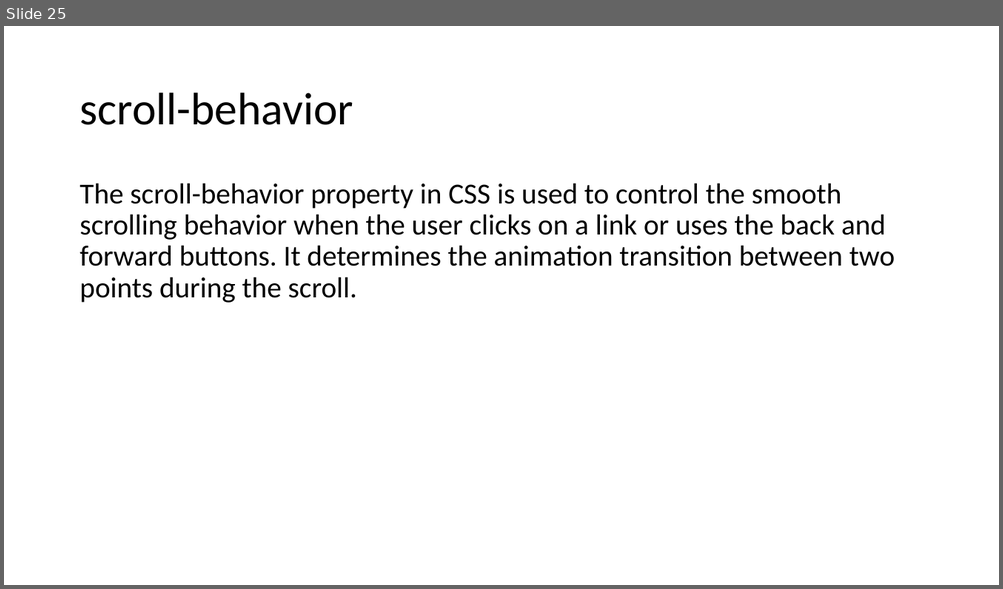
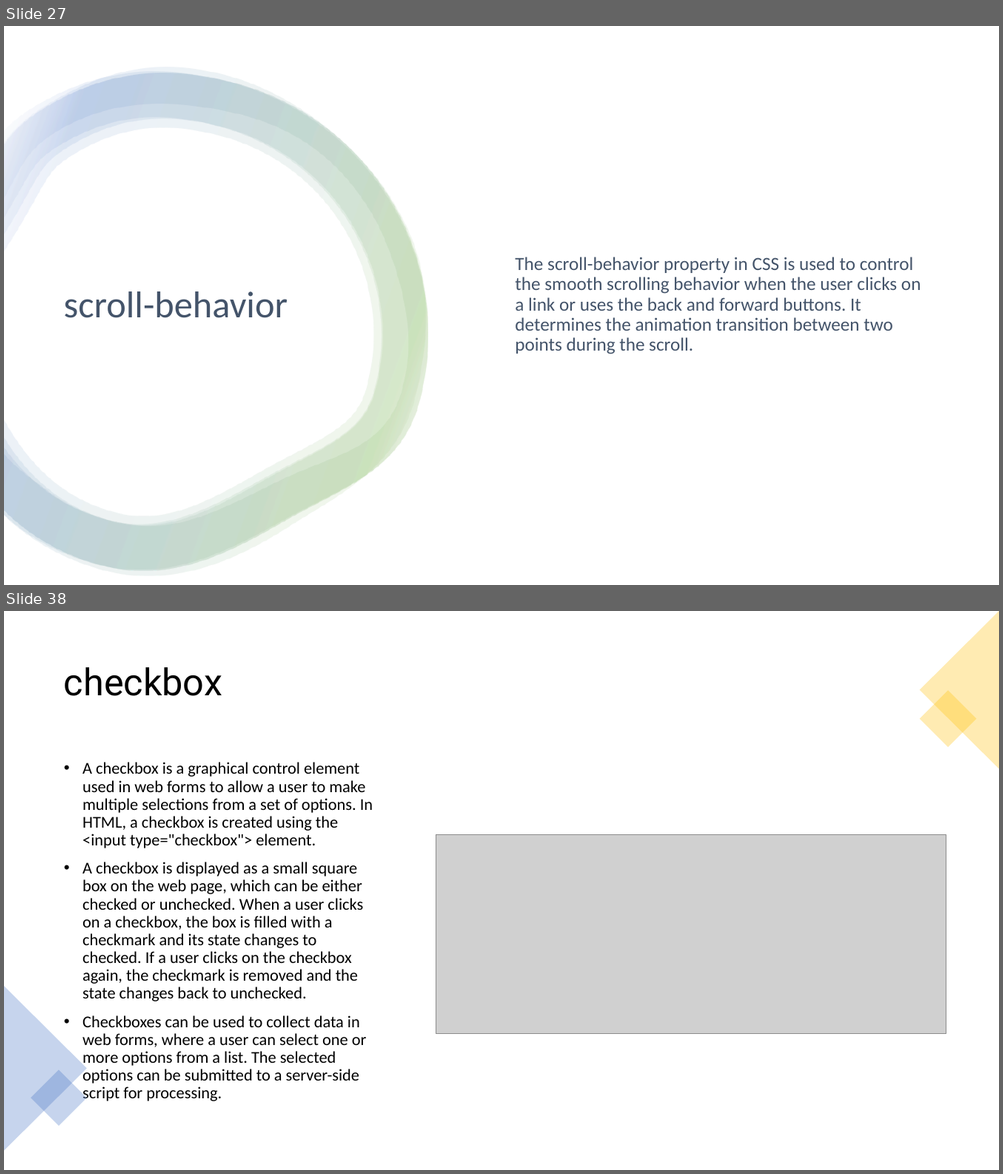
Before and after one commit to 1shaked/full-stack, a slide deck: 6ass/main6.pptx. Shown one above the other, each under a label of ours: slide 25 before the commit, slides 27 and 38 after it; the slides between them are not shown. The pictures are 1003x589 and 1003x1174 pixels, drawn with LibreOffice and Linux fonts; fonts in the diff are those of the drawing; grey boxes stand for pictures. Boxes give left, top, right and bottom in pixels: in the first picture for what was removed or moved away, otherwise in the second. Text is boxed around its words. In the diff, an @@ line names an element or a change of style, - is before the commit and + after.

```diff
--- a/6ass/main6.pptx
+++ b/6ass/main6.pptx
@@ slide 38 added at (x1=4, y1=611, x2=999, y2=1170), background #FFFFFF @@
@@ triangle added at (x1=919, y1=611, x2=999, y2=769), fill #FFC000 at 30% opacity @@
@@ title added at (x1=64, y1=667, x2=222, y2=696), 36 pt, text #000000 @@
+checkbox
@@ rectangle added at (x1=919, y1=691, x2=976, y2=748), fill #FFC000 at 30% opacity @@
@@ text added at (x1=82, y1=762, x2=373, y2=1102), 16 pt, text #000000 @@
+• A checkbox is a graphical control element used in web forms to allow a user to make multiple selections from a set of options. In HTML, a checkbox is created using the <input type="checkbox"> element.
+• A checkbox is displayed as a small square box on the web page, which can be either checked or unchecked. When a user clicks on a checkbox, the box is filled with a checkmark and its state changes to checked. If a user clicks on the checkbox again, the checkmark is removed and the state changes back to unchecked.
+• Checkboxes can be used to collect data in web forms, where a user can select one or more options from a list. The selected options can be submitted to a server-side script for processing.
@@ picture added at (x1=436, y1=834, x2=946, y2=1034) @@
@@ triangle added at (x1=4, y1=986, x2=87, y2=1151), fill #4472C4 at 30% opacity @@
@@ rectangle added at (x1=31, y1=1070, x2=87, y2=1126), fill #4472C4 at 30% opacity @@
@@ what was slide 25 is now slide 27 @@
@@ slide 27 changed as well @@
@@ rectangle added at (x1=4, y1=26, x2=999, y2=585), fill #FFFFFF @@
@@ group added at (x1=4, y1=67, x2=429, y2=577): 4 freeform shapes @@
@@ text "The scroll-behavior property in CSS ..." moved from (x1=79, y1=183, x2=894, y2=303) to (x1=515, y1=257, x2=921, y2=355) @@
@@ text "The scroll-behavior property in CSS ..." at (x1=515, y1=257, x2=921, y2=355): size 28 to 18 pt, text colour #000000 to #44546A; vertical alignment top to middle @@
@@ title "scroll-behavior" moved from (x1=79, y1=93, x2=353, y2=125) to (x1=64, y1=292, x2=287, y2=318) @@
@@ title "scroll-behavior" at (x1=64, y1=292, x2=287, y2=318): size 44 to 36 pt, text colour #000000 to #44546A @@
```
Also in this commit, not shown: 10 other slides changed, 17 other slides added, 3 slides removed, 28 other files.
